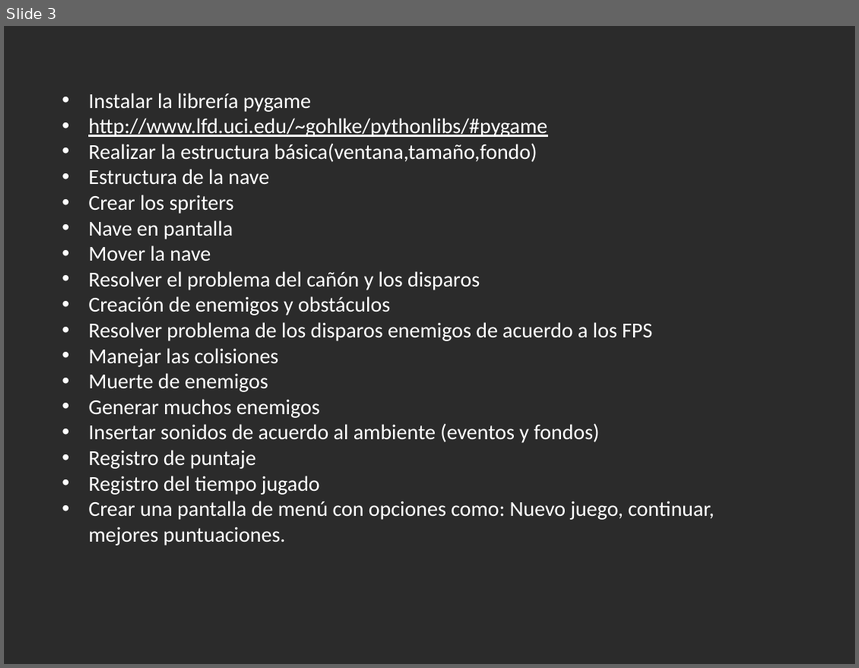
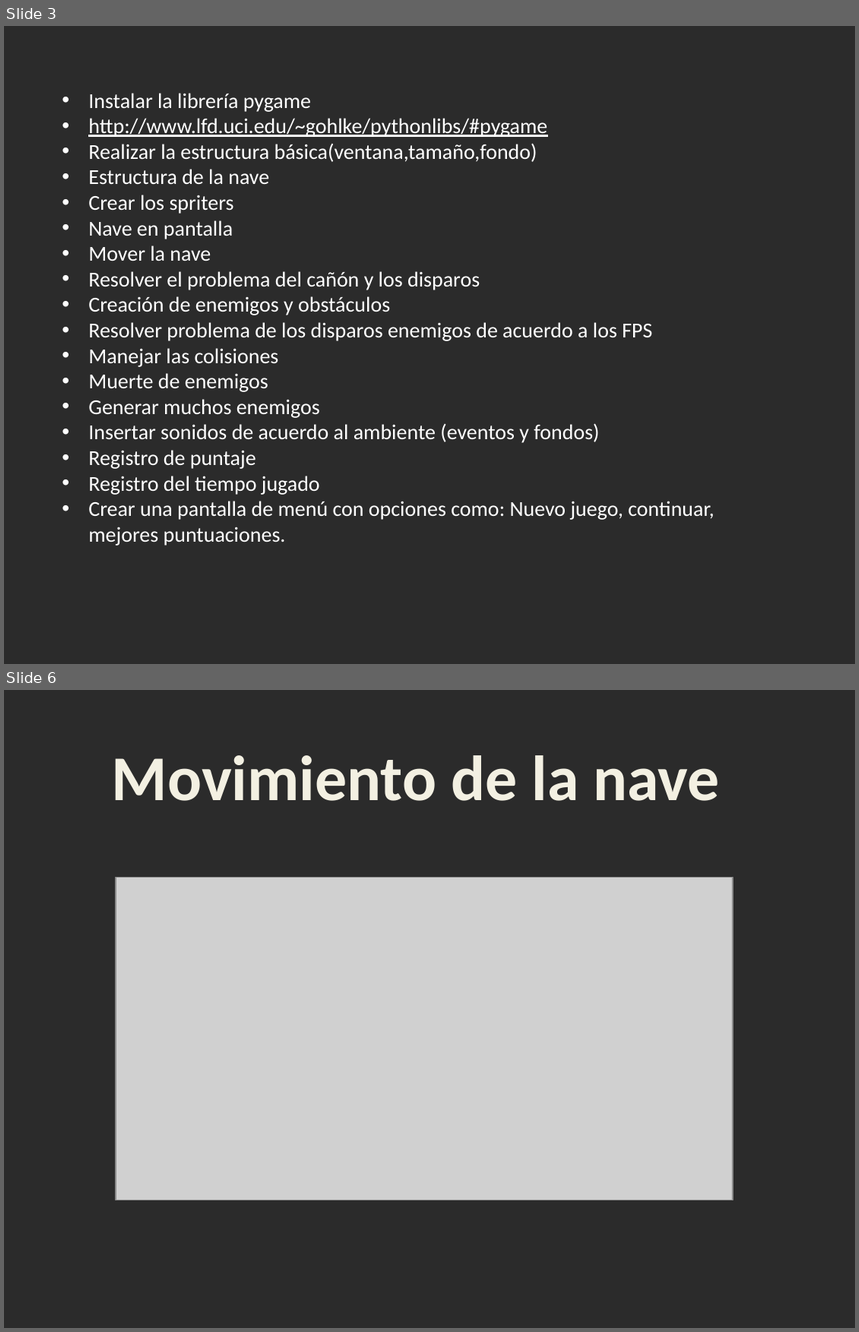
Before and after one commit to marionunezepn/Proyecto_final, a slide deck: Presentacion_avance.pptx. Shown one above the other, each under a label of ours: slide 3 before the commit, slides 3 and 6 after it; the slides between them are not shown. The pictures are 859x668 and 859x1332 pixels, drawn with LibreOffice and Linux fonts; fonts in the diff are those of the drawing; grey boxes stand for pictures; background and template pictures are left out; a plain dark background stands for a picture behind light text. Boxes give left, top, right and bottom in pixels: in the first picture for what was removed or moved away, otherwise in the second. Text is boxed around its words. In the diff, an @@ line names an element or a change of style, - is before the commit and + after.

```diff
--- a/Presentacion_avance.pptx
+++ b/Presentacion_avance.pptx
@@ slide 6 added at bbox=[4, 690, 855, 1328], background picture (left out) @@
@@ text added at bbox=[112, 755, 720, 801], 54 pt, text #F4F1E3, bold @@
+Movimiento de la nave
@@ picture added at bbox=[116, 877, 733, 1201] @@
```
Also in this commit, not shown: 3 other slides added.
